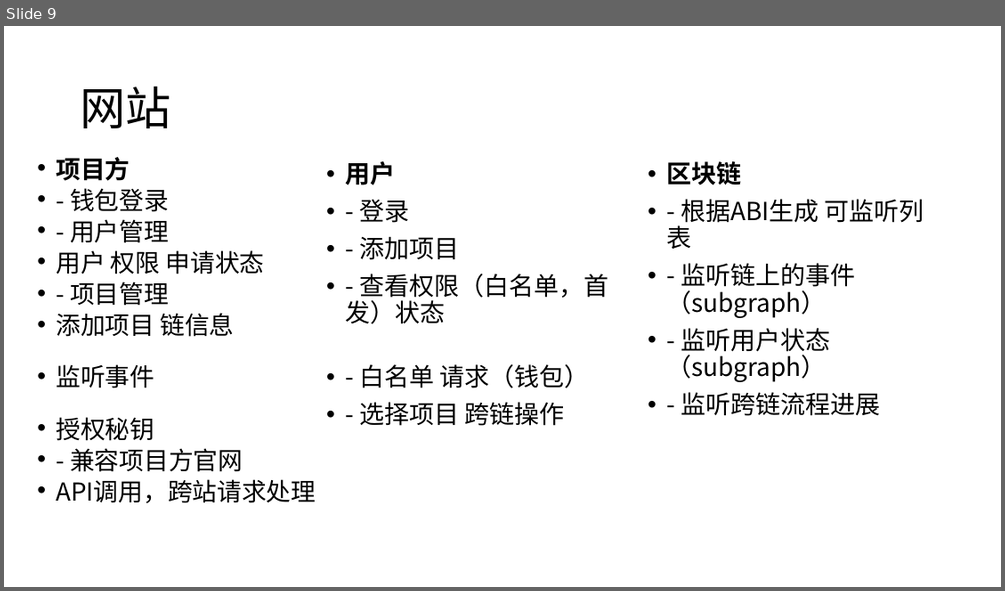
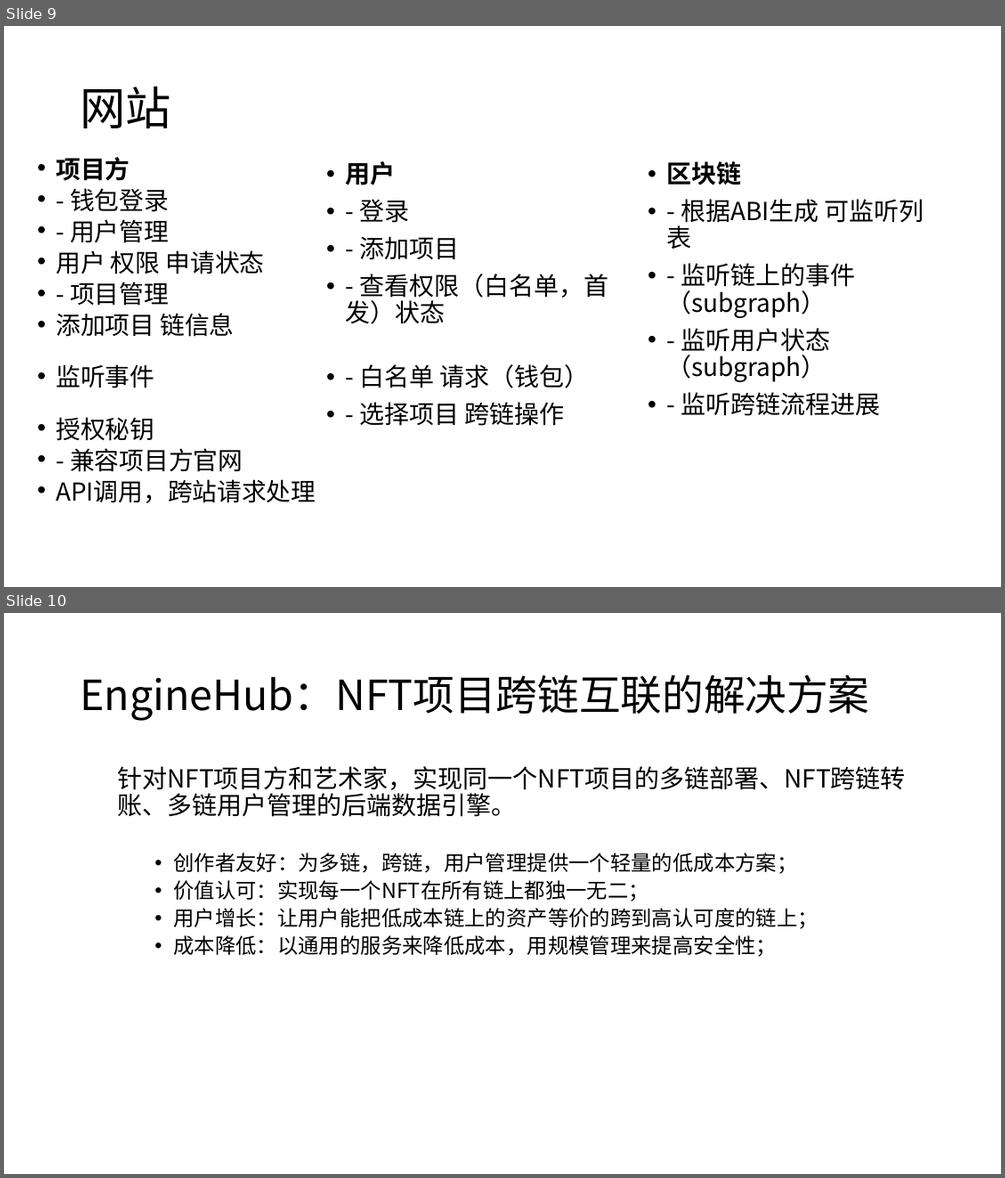
Before and after one commit to liusanchuan/Middleware.web3, a slide deck: doc/Idea.pptx. Shown one above the other, each under a label of ours: slide 9 before the commit, slides 9 and 10 after it. The pictures are 1005x591 and 1005x1178 pixels, drawn with LibreOffice and Linux fonts; fonts in the diff are those of the drawing. Boxes give left, top, right and bottom in pixels: in the first picture for what was removed or moved away, otherwise in the second. Text is boxed around its words. In the diff, an @@ line names an element or a change of style, - is before the commit and + after.

```diff
--- a/doc/Idea.pptx
+++ b/doc/Idea.pptx
@@ slide 10 added at bbox=[4, 613, 1001, 1174], background #FFFFFF @@
@@ title added at bbox=[80, 674, 869, 721], 40 pt, text #000000 @@
+EngineHub：NFT项目跨链互联的解决方案
@@ text added at bbox=[117, 766, 905, 957], 20 pt, text #000000 @@
+  针对NFT项目方和艺术家，实现同一个NFT项目的多链部署、NFT跨链转账、多链用户管理的后端数据引擎。
+    • 创作者友好：为多链，跨链，用户管理提供一个轻量的低成本方案；
+    • 价值认可：实现每一个NFT在所有链上都独一无二；
+    • 用户增长：让用户能把低成本链上的资产等价的跨到高认可度的链上；
+    • 成本降低：以通用的服务来降低成本，用规模管理来提高安全性；
```
Also in this commit, not shown: 1 other slide added, 1 other file.
